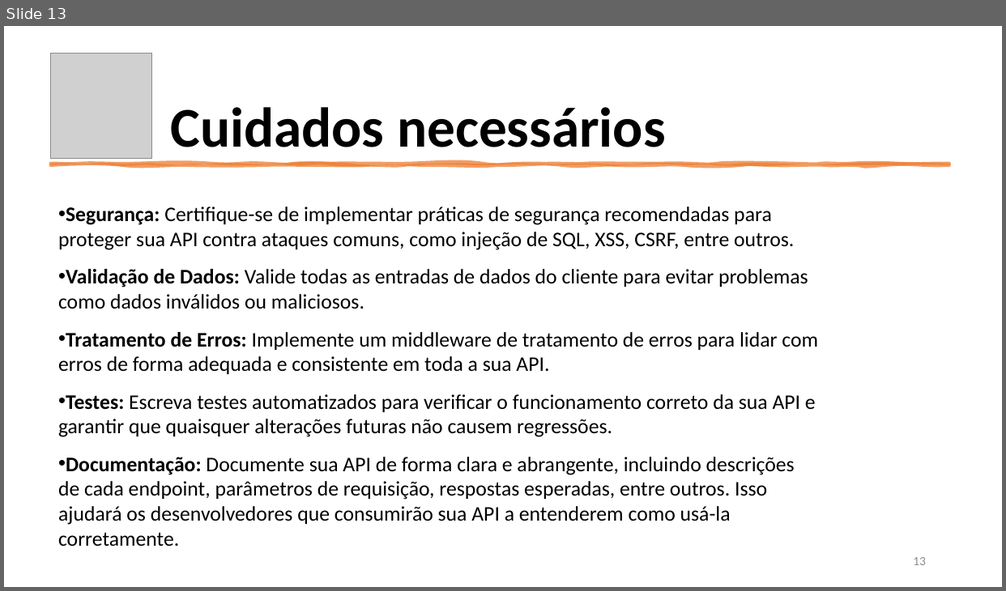
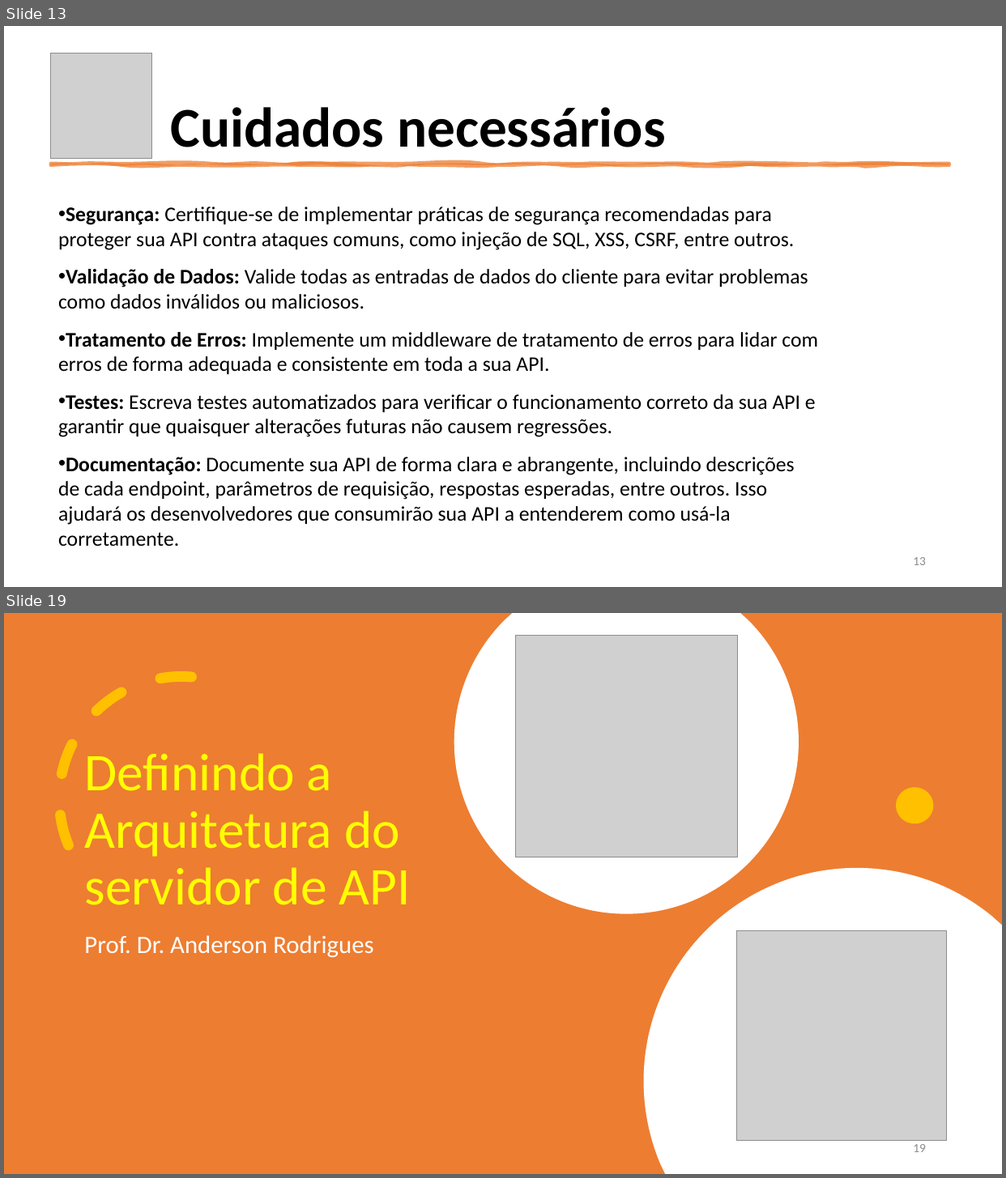
Before and after one commit to aclaytonbr/cursos, a slide deck: API/aulas/parte2/aula9/introducao_express.pptx. Shown one above the other, each under a label of ours: slide 13 before the commit, slides 13 and 19 after it; the slides between them are not shown. The pictures are 1006x591 and 1006x1178 pixels, drawn with LibreOffice and Linux fonts; fonts in the diff are those of the drawing; grey boxes stand for pictures. Boxes give left, top, right and bottom in pixels: in the first picture for what was removed or moved away, otherwise in the second. Text is boxed around its words. In the diff, an @@ line names an element or a change of style, - is before the commit and + after.

```diff
--- a/API/aulas/parte2/aula9/introducao_express.pptx
+++ b/API/aulas/parte2/aula9/introducao_express.pptx
@@ slide 19 added at [4,613,1002,1174], background #FFFFFF @@
@@ rectangle added at [4,613,1002,1174], fill #ED7D31 @@
@@ freeform shape added at [454,613,799,914], fill #FFFFFF @@
@@ picture added at [515,636,737,857] @@
@@ arc (boxed as its full ellipse) added at [46,663,317,935], outline #FFC000 10 pt dashed @@
@@ title added at [84,753,411,905], 51 pt, text #FFFF00 @@
+Definindo a Arquitetura do servidor de API
@@ ellipse added at [897,787,934,824], fill #FFC000 @@
@@ freeform shape added at [644,868,1002,1174], fill #FFFFFF @@
@@ subtitle added at [84,935,373,958], 24 pt, text #FFFFFF @@
+Prof. Dr. Anderson Rodrigues
@@ picture added at [737,931,948,1142] @@
@@ page number added at [913,1144,926,1152], 12 pt, text #8C8C8C @@
+19
```
Also in this commit, not shown: 2 slides changed, 17 other slides added, 19 other files.
